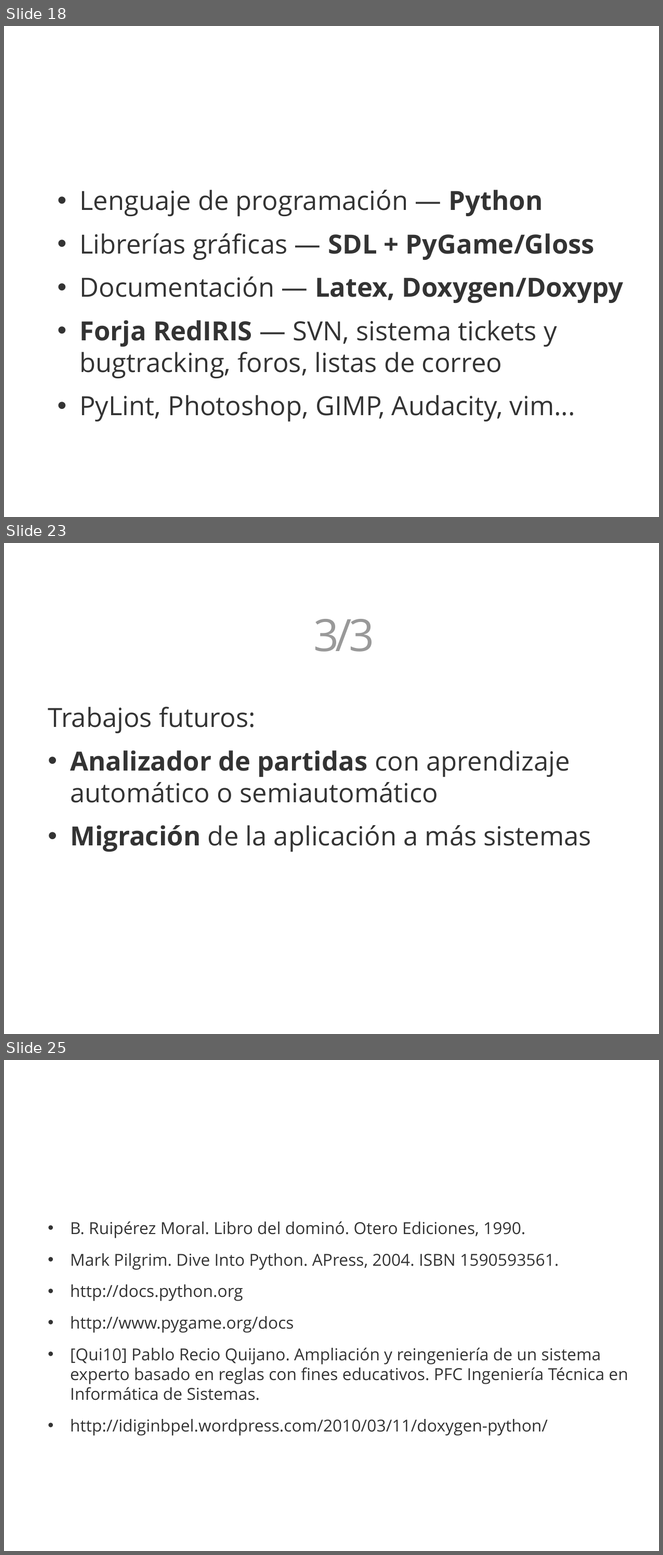
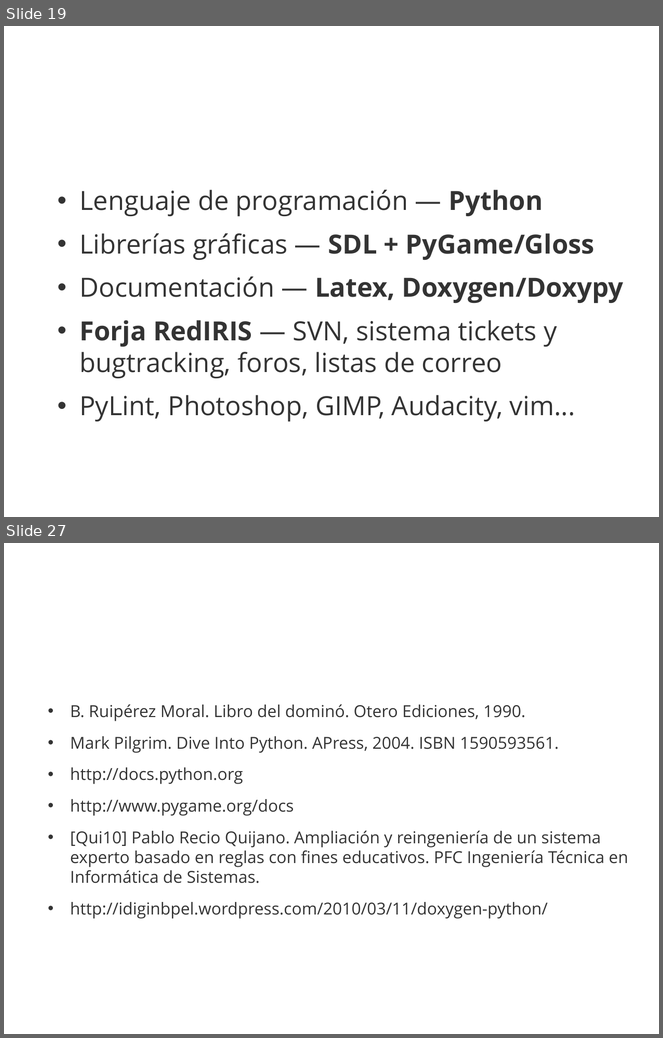
Before and after one commit to 3oheme/dominous, a slide deck: docs/presentacion/presentacion.odp. Shown one above the other, each under a label of ours: slides 18, 23 and 25 before the commit, slides 19 and 27 after it; the slides between them are not shown. The pictures are 663x1555 and 663x1038 pixels, drawn with LibreOffice and Linux fonts; fonts in the diff are those of the drawing; background and template pictures are left out. Boxes give left, top, right and bottom in pixels: in the first picture for what was removed or moved away, otherwise in the second. Text is boxed around its words. In the diff, an @@ line names an element or a change of style, - is before the commit and + after.

```diff
--- a/docs/presentacion/presentacion.odp
+++ b/docs/presentacion/presentacion.odp
@@ slide 23 removed at [4,543,659,1034], background picture (left out) @@
@@ text removed at [313,619,374,652] @@
-Conclusiones 3/3
@@ text removed at [48,707,592,852] @@
-Trabajos futuros:
-• Analizador de partidas con aprendizaje automático o semiautomático
-• Migración de la aplicación a más sistemas
@@ what was slide 18 is now slide 19 @@
@@ what was slide 25 is now slide 27 @@
```
Also in this commit, not shown: 4 slides changed, 3 slides added, 14 other files.
